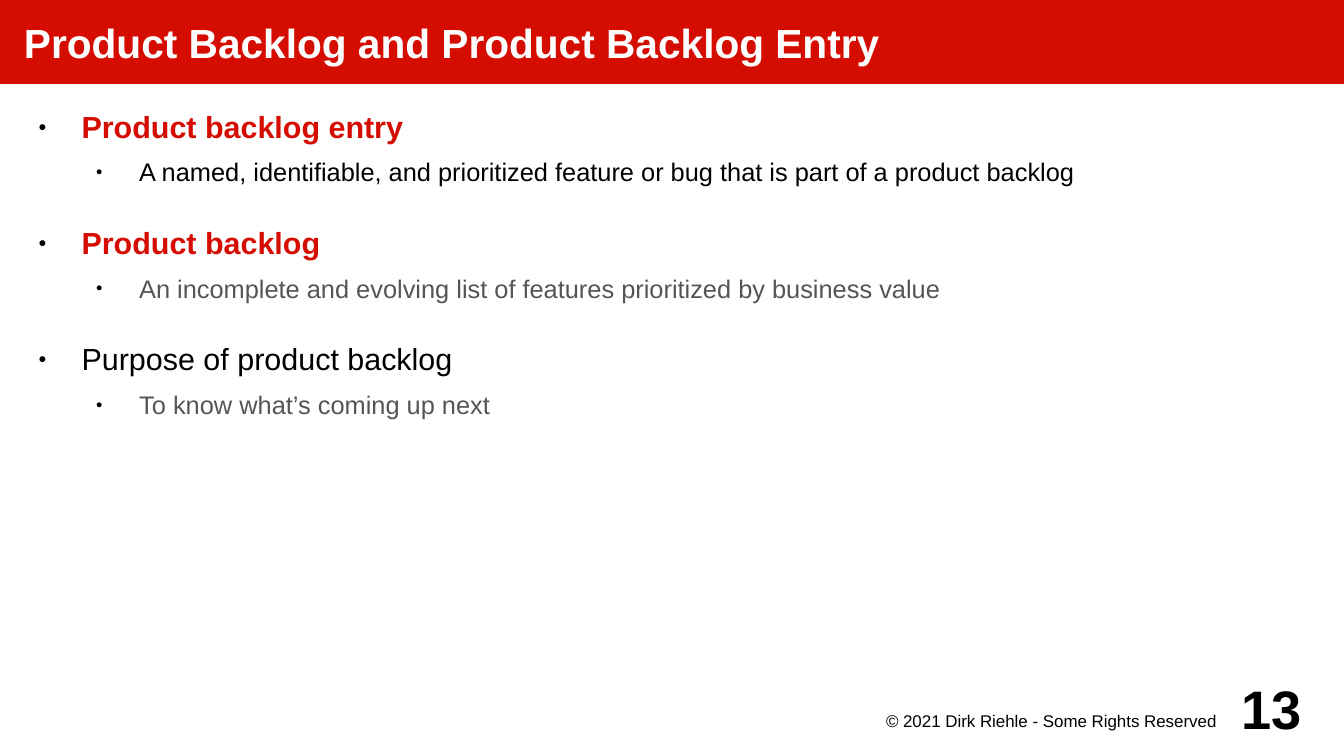
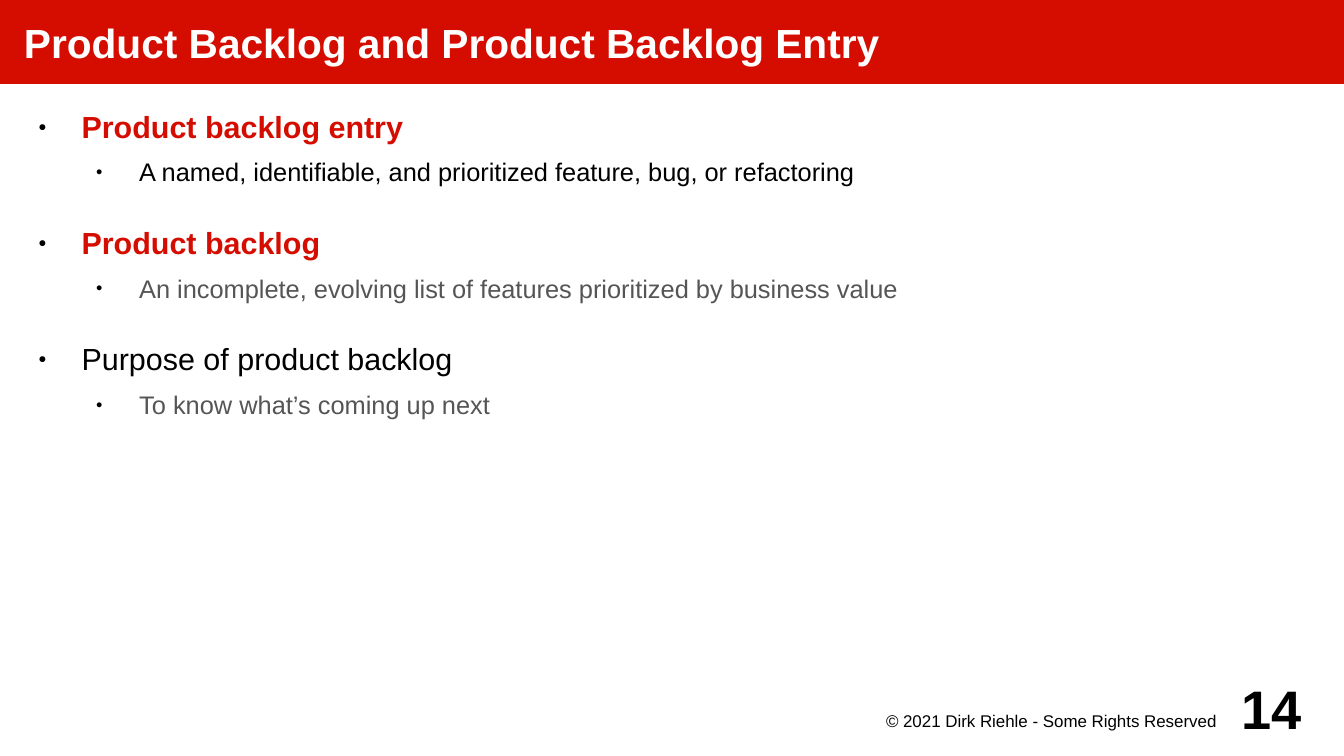
Before and after one commit to dirkriehle/amos-course, a slide deck: slide 14 of Lecture slides/AMOS B02 - Tools and Artifacts.odp (slide 13 before the commit). Drawn at 1344x756 pixels with LibreOffice and Linux fonts; fonts in the diff are those of the drawing. Boxes give left, top, right and bottom in pixels: in the first picture for what was removed or moved away, otherwise in the second. Text is boxed around its words. In the diff, an @@ line names an element or a change of style, - is before the commit and + after.

Commit message:
Fixes to part B, need to rerecord I guess

```diff
--- a/Lecture slides/AMOS B02 - Tools and Artifacts.odp
+++ b/Lecture slides/AMOS B02 - Tools and Artifacts.odp
@@ text at [139,162,854,187]: text changed @@
-  ● A named, identifiable, and prioritized feature or bug that is part of a product backlog
+  ● A named, identifiable, and prioritized feature, bug, or refactoring
@@ text at [139,279,898,303]: text changed @@
-  ● An incomplete and evolving list of features prioritized by business value
+  ● An incomplete, evolving list of features prioritized by business value
@@ page number at [1242,691,1302,729]: text changed @@
-13
+14
```
Also in this commit, not shown: 8 other slides changed, 1 slide added, 20 other files.
